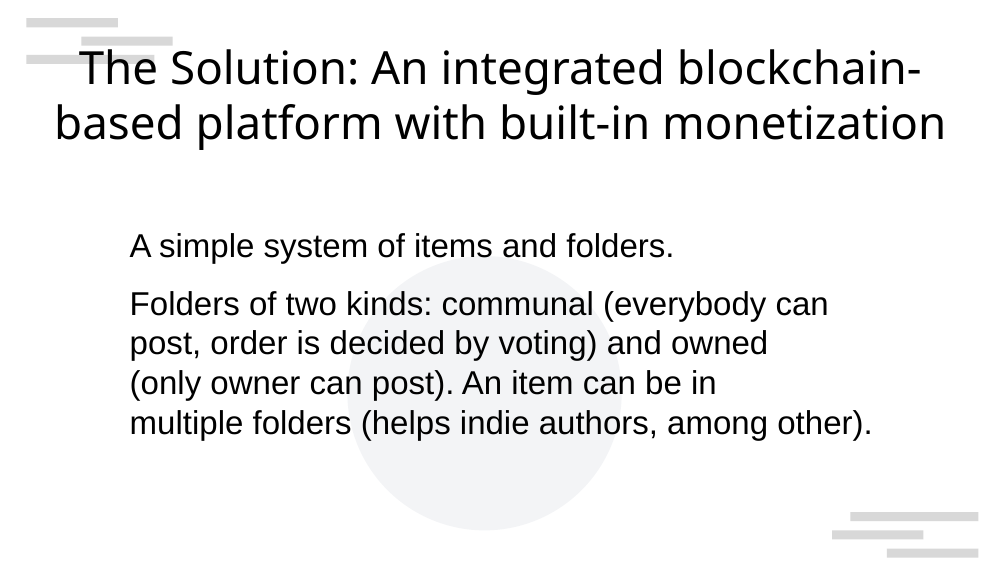
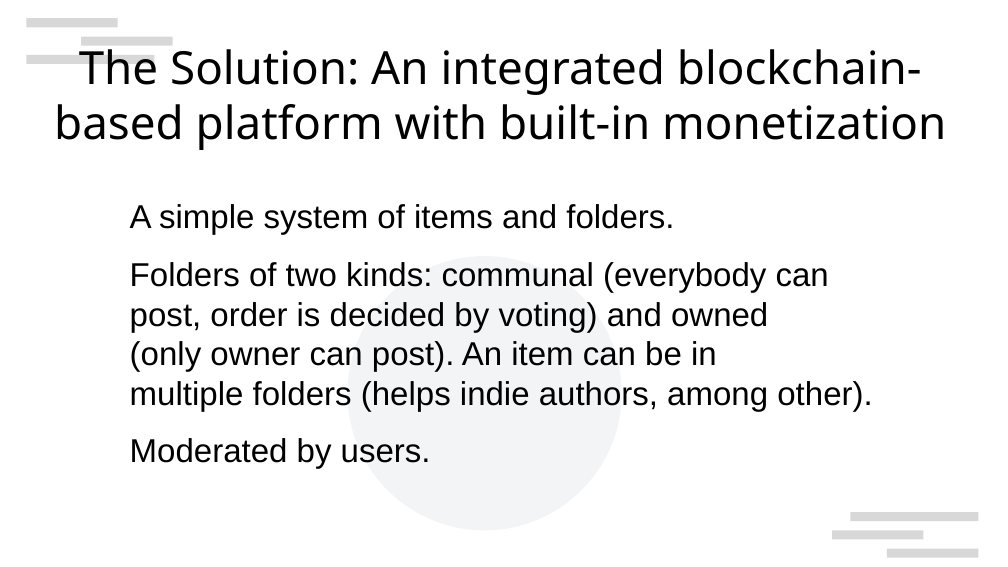
Before and after one commit to vporton/zondirectory2, a slide deck: slide 4 of docs/presentation.odp. Drawn at 1008x567 pixels with LibreOffice and Linux fonts; fonts in the diff are those of the drawing; background and template pictures are left out. Boxes give left, top, right and bottom in pixels: in the first picture for what was removed or moved away, otherwise in the second. Text is boxed around its words. In the diff, an @@ line names an element or a change of style, - is before the commit and + after.

Commit message:
presentation

```diff
--- a/docs/presentation.odp
+++ b/docs/presentation.odp
@@ text at (x1=130, y1=438, x2=431, y2=469): paragraph added @@
+Moderated by users.
```
Also in this commit, not shown: 1 slide removed.
